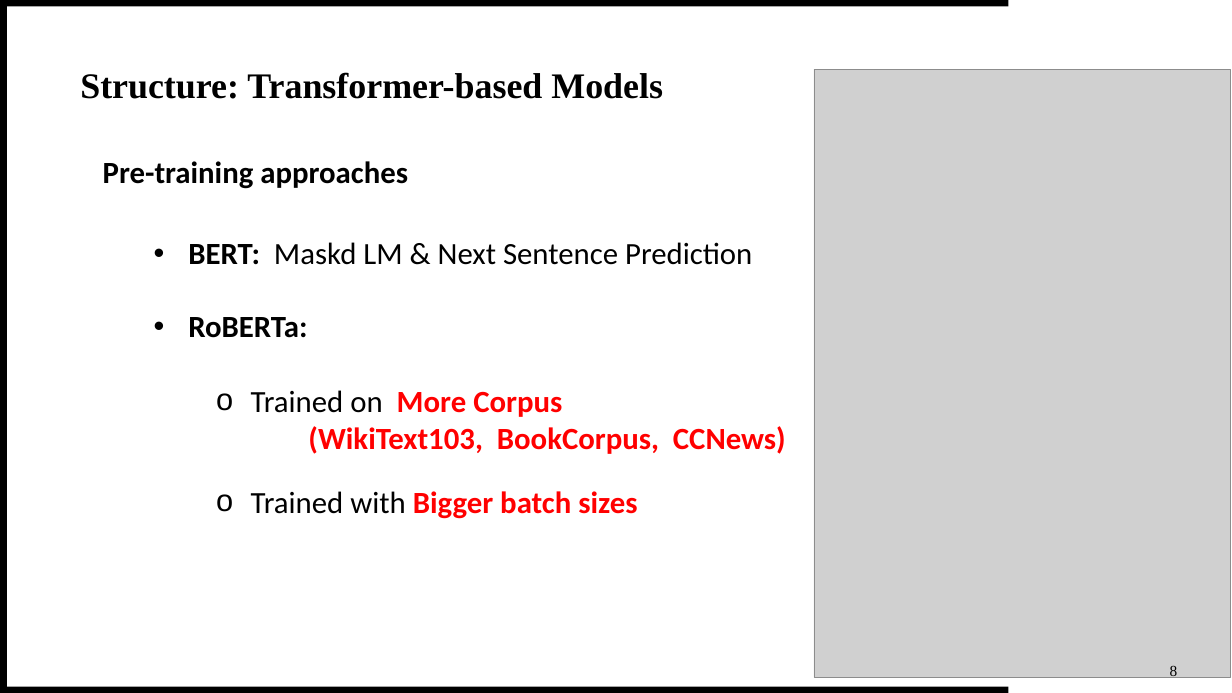
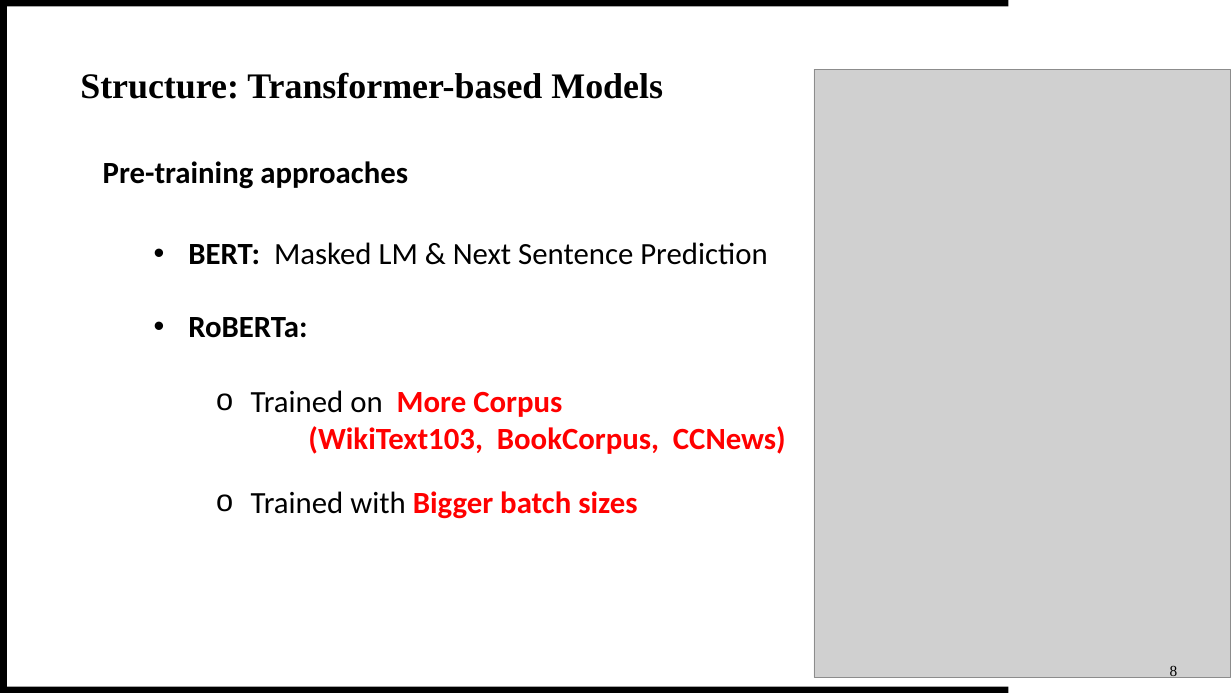
Before and after one commit to theQuert/inlpfun, a slide deck: slide 9 of Lab/REP.pptx. Drawn at 1232x693 pixels with LibreOffice and Linux fonts; fonts in the diff are those of the drawing; grey boxes stand for pictures. Boxes give left, top, right and bottom in pixels: in the first picture for what was removed or moved away, otherwise in the second. Text is boxed around its words. In the diff, an @@ line names an element or a change of style, - is before the commit and + after.

```diff
--- a/Lab/REP.pptx
+++ b/Lab/REP.pptx
@@ text at [188, 242, 767, 265]: text changed @@
-• BERT: Maskd LM & Next Sentence Prediction
+• BERT: Masked LM & Next Sentence Prediction
```
Also in this commit, not shown: 1 other slide changed, 3 other files.
